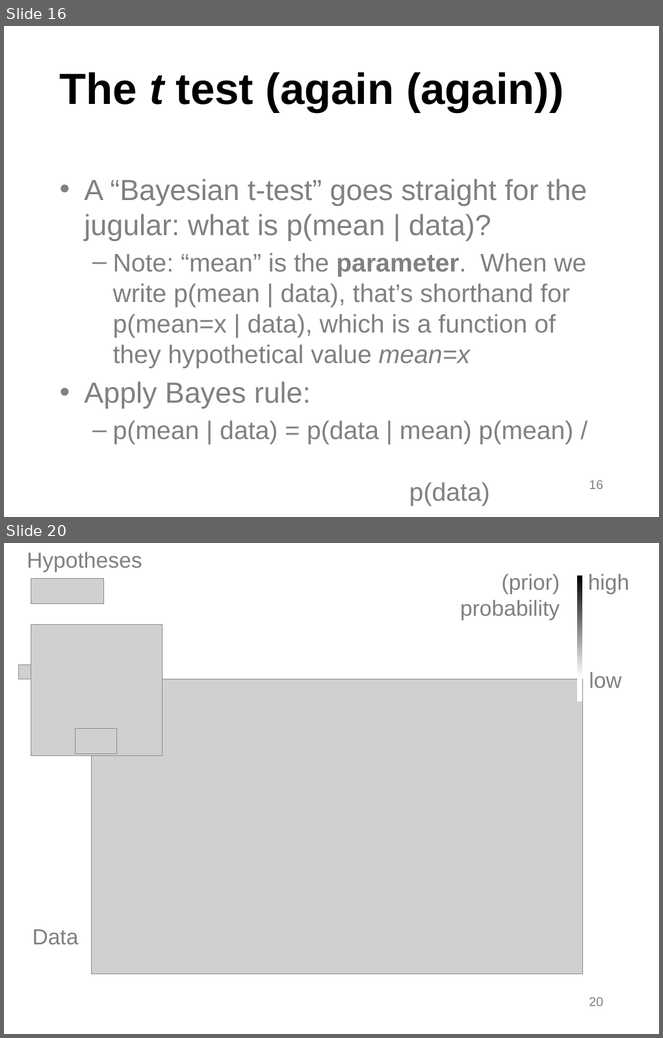
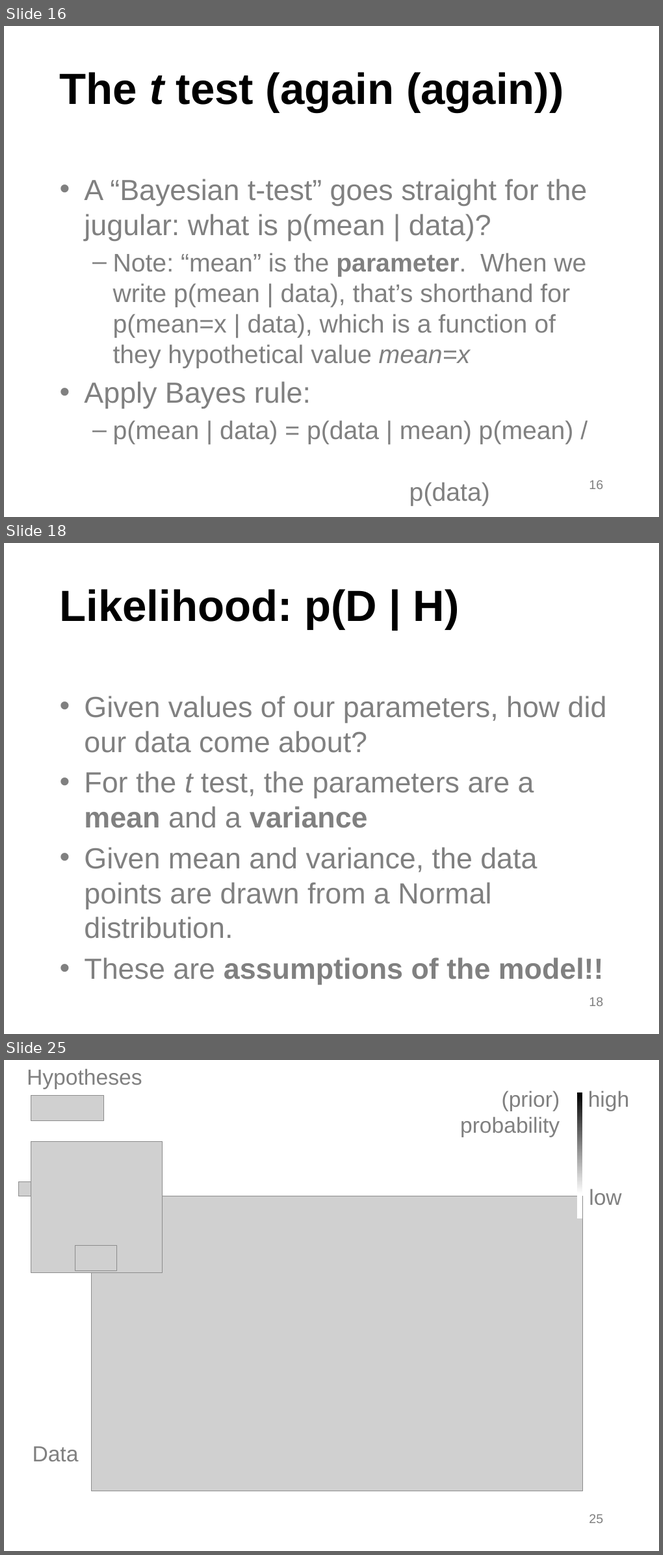
Before and after one commit to kleinschmidt/rutgers-deeper-data-analysis, a slide deck: bayes/deeper-data-bayes.pptx. Shown one above the other, each under a label of ours: slides 16 and 20 before the commit, slides 16, 18 and 25 after it; the slides between them are not shown. The pictures are 663x1038 and 663x1555 pixels, drawn with LibreOffice and Linux fonts; fonts in the diff are those of the drawing; grey boxes stand for pictures; background and template pictures are left out. Boxes give left, top, right and bottom in pixels: in the first picture for what was removed or moved away, otherwise in the second. Text is boxed around its words. In the diff, an @@ line names an element or a change of style, - is before the commit and + after.

```diff
--- a/bayes/deeper-data-bayes.pptx
+++ b/bayes/deeper-data-bayes.pptx
@@ slide 18 added at bbox=[4, 543, 659, 1034], background #FFFFFF @@
@@ title added at bbox=[60, 589, 460, 629], 48 pt, text #000000, bold @@
+Likelihood: p(D | H)
@@ text added at bbox=[84, 696, 607, 985], 32 pt, text #808080 @@
+• Given values of our parameters, how did our data come about?
+• For the t test, the parameters are a mean and a variance
+• Given mean and variance, the data points are drawn from a Normal distribution.
+• These are assumptions of the model!!
@@ page number added at bbox=[589, 997, 603, 1006], 14 pt, text #808080 @@
+18
@@ what was slide 20 is now slide 25 @@
@@ page number at bbox=[589, 1514, 603, 1523]: text changed @@
-20
+25
```
Also in this commit, not shown: 1 slide changed, 8 other slides added, 2 slides removed, 3 other files.
